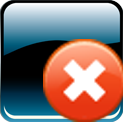
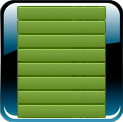
Revision of a layered 123px x 122px image; what changed, layer by layer:
added layer "图层 3 副本 12" above "图层 3 副本 11" over [17, 6, 106, 20]
added layer "图层 3 副本 11" above "图层 3 副本 10" over [17, 20, 106, 34]
added layer "图层 3 副本 10" above "图层 3 副本 9" over [17, 34, 106, 48]
added layer "图层 3 副本 9" above "图层 3 副本 8" over [17, 48, 106, 62]
added layer "图层 3 副本 8" above "图层 3 副本 7" over [17, 62, 106, 76]
added layer "图层 3 副本 7" above "图层 3 副本 6" over [17, 76, 106, 90]
added layer "图层 3 副本 6" above "图层 3" over [17, 90, 106, 104]
added layer "图层 3" above "图层 2" over [17, 104, 106, 118]
hid "图层 2" over [43, 39, 123, 122]
hid "图层 1" over [46, 45, 123, 122]
